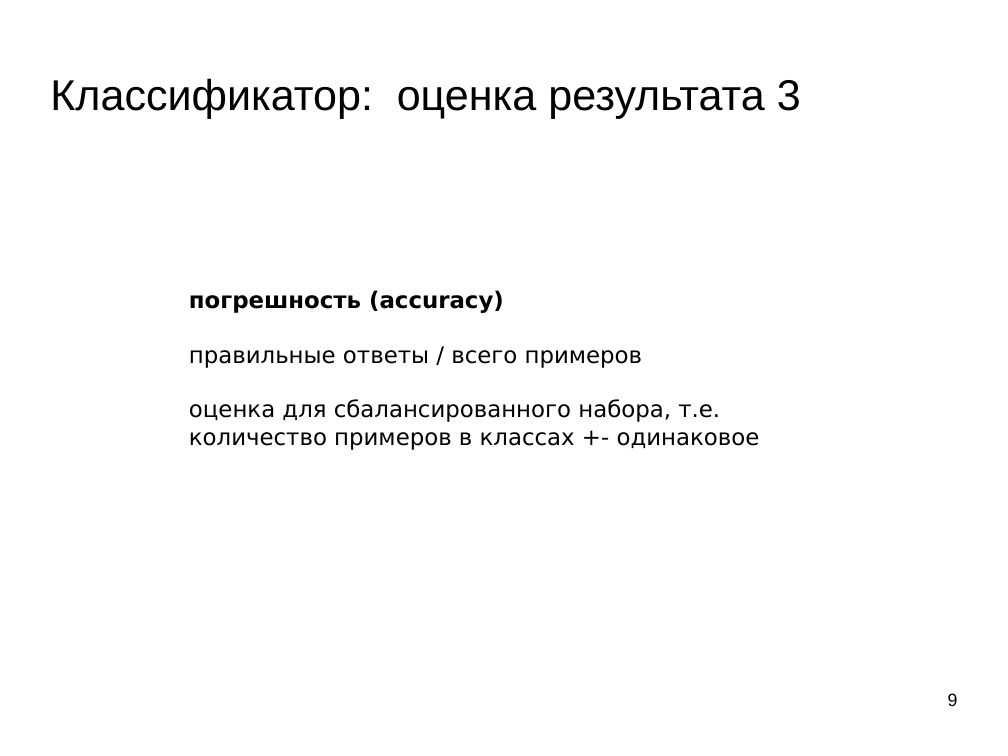
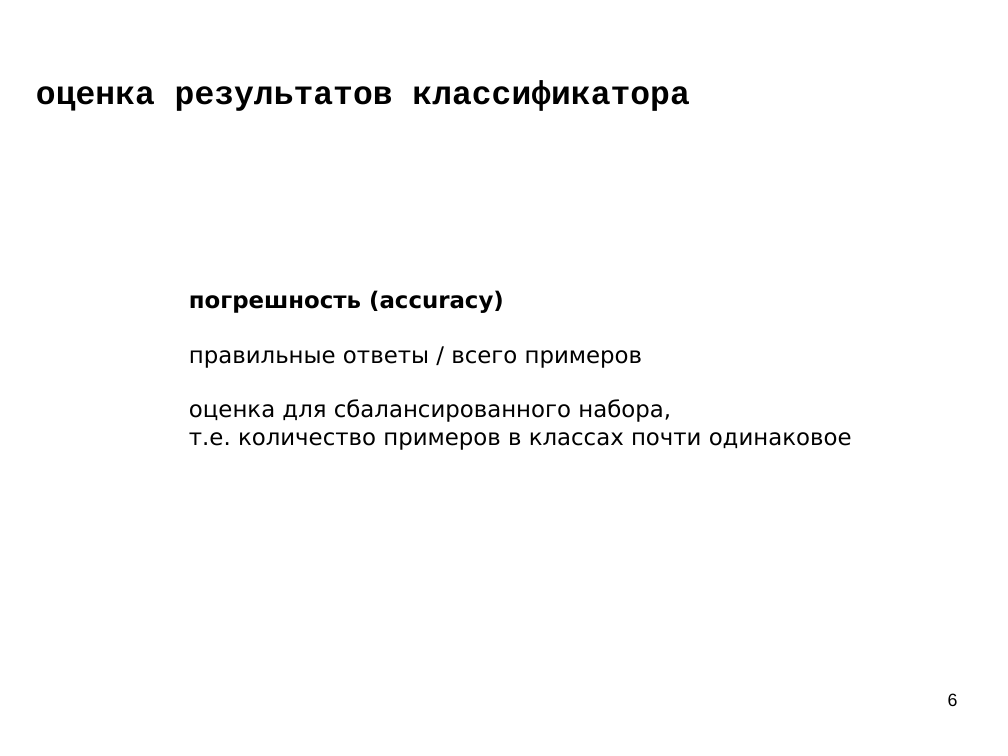
Before and after one commit to mechanoid5/ml_lectorium_legacy, a slide deck: slide 6 of 07-roc-auc.odp (slide 9 before the commit). Drawn at 1008x756 pixels with LibreOffice and Linux fonts; fonts in the diff are those of the drawing; background and template pictures are left out. Boxes give left, top, right and bottom in pixels: in the first picture for what was removed or moved away, otherwise in the second. Text is boxed around its words. In the diff, an @@ line names an element or a change of style, - is before the commit and + after.

```diff
--- a/07-roc-auc.odp
+++ b/07-roc-auc.odp
@@ title added at (36, 80, 689, 111), 26 pt, text #000000, bold @@
+оценка результатов классификатора
@@ title removed at (50, 78, 801, 118) @@
-Классификатор: оценка результата 3
@@ text at (189, 399, 852, 450): text changed @@
-оценка для сбалансированного набора, т.е.
-количество примеров в классах +- одинаковое
+оценка для сбалансированного набора,
+т.е. количество примеров в классах почти одинаковое
@@ page number at (948, 693, 958, 706): text changed @@
-9
+6
```
Also in this commit, not shown: 14 other slides changed, 1 slide added, 4 slides removed, 1 other file.
